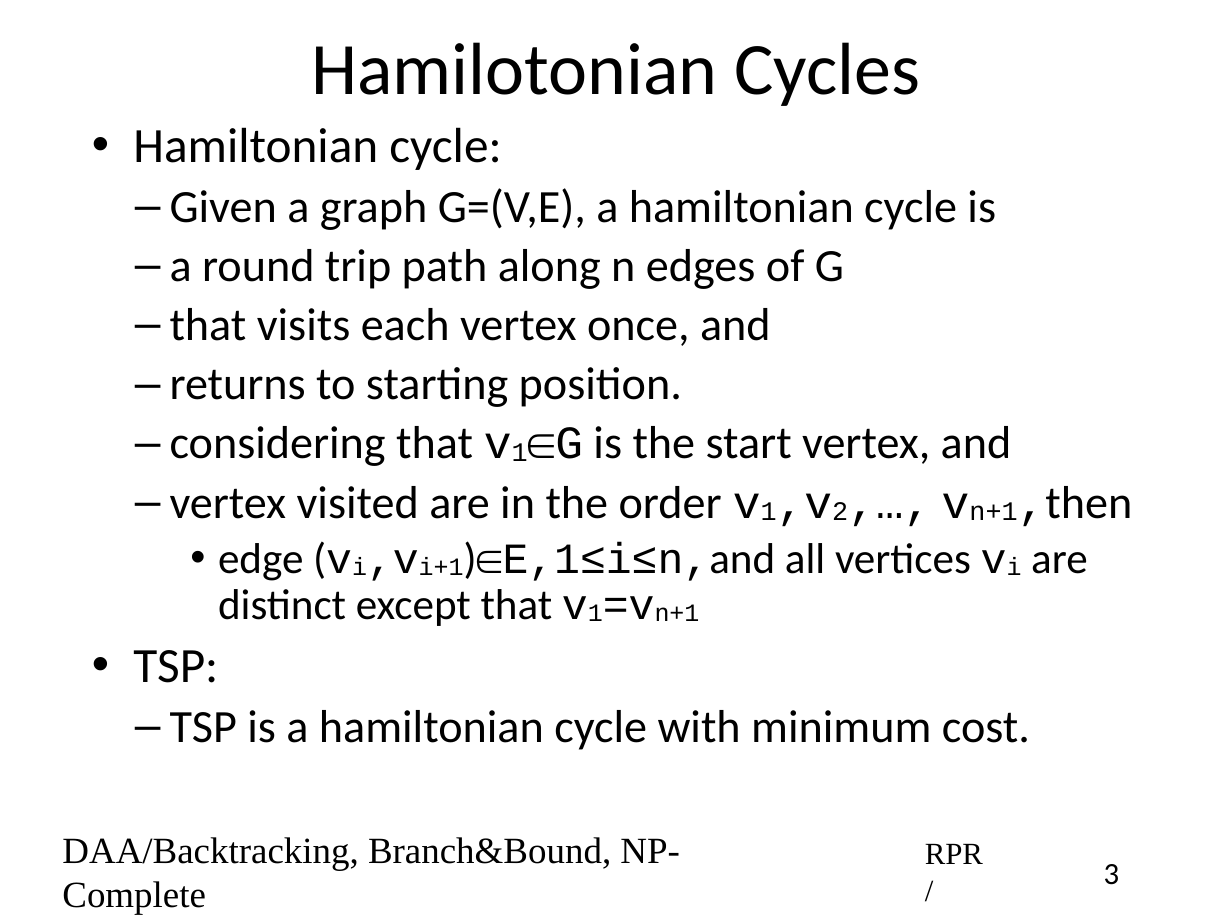
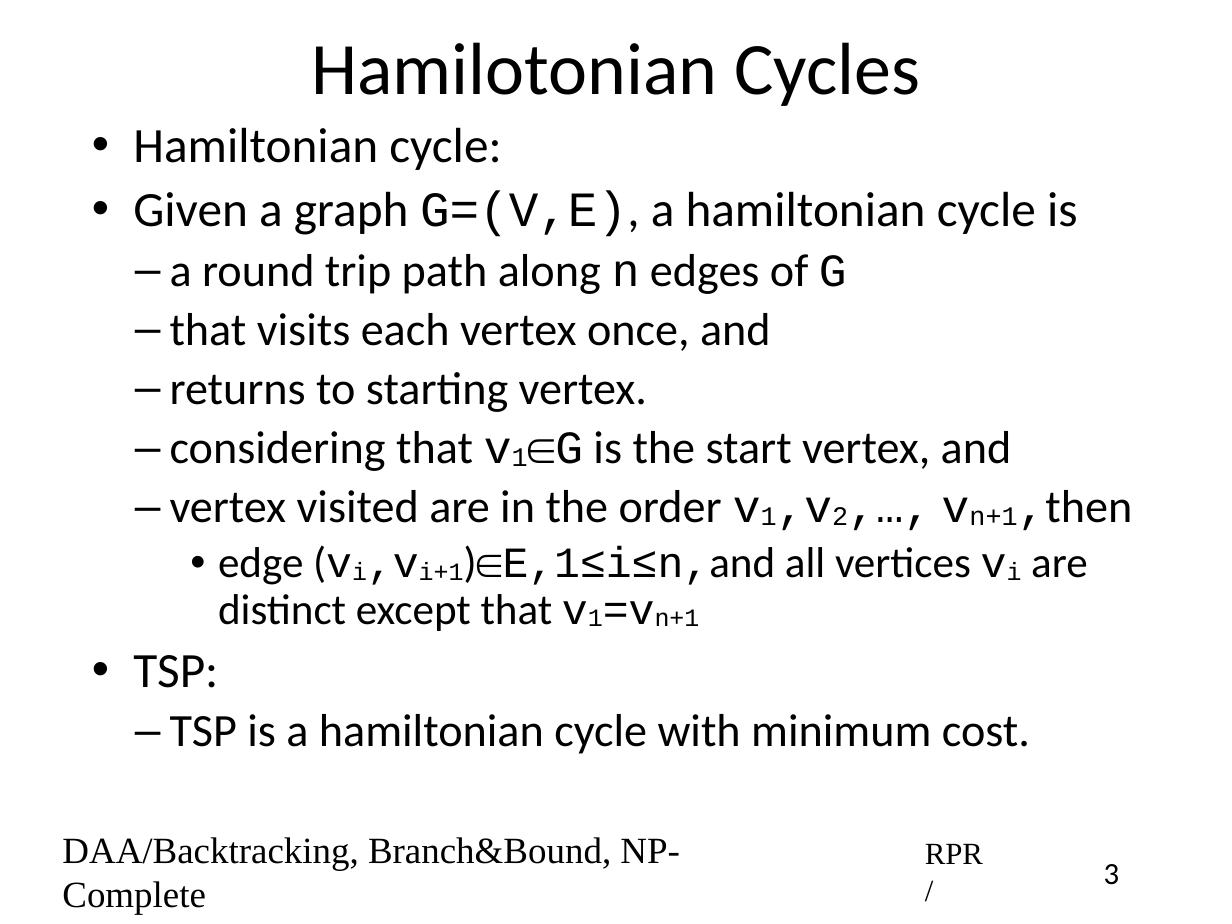
Before and after one commit to rprustagi/2019-17CS43-DAA, a slide deck: slide 3 of Slides-RPR/2019-H1-DAA-L43-BackTrack-algos.pptx. Drawn at 1232x924 pixels with LibreOffice and Linux fonts; fonts in the diff are those of the drawing. Boxes give left, top, right and bottom in pixels: in the first picture for what was removed or moved away, otherwise in the second. Text is boxed around its words. In the diff, an @@ line names an element or a change of style, - is before the commit and + after.

```diff
--- a/Slides-RPR/2019-H1-DAA-L43-BackTrack-algos.pptx
+++ b/Slides-RPR/2019-H1-DAA-L43-BackTrack-algos.pptx
@@ text at (x1=133, y1=191, x2=1078, y2=294): size 30 to 32 pt in "Given a graph G=(V,E), a hamiltonian cycle ..."; font Calibri to Courier New in "G=(V,E),", "n G"; bullet – to •; list level 2 to 1 in "Given a graph G=(V,E), a ..." @@
@@ text at (x1=170, y1=372, x2=647, y2=412): text changed @@
-  – returns to starting position.
+  – returns to starting vertex.
```
Also in this commit, not shown: 6 other slides changed, 1 slide added, 2 other files.
